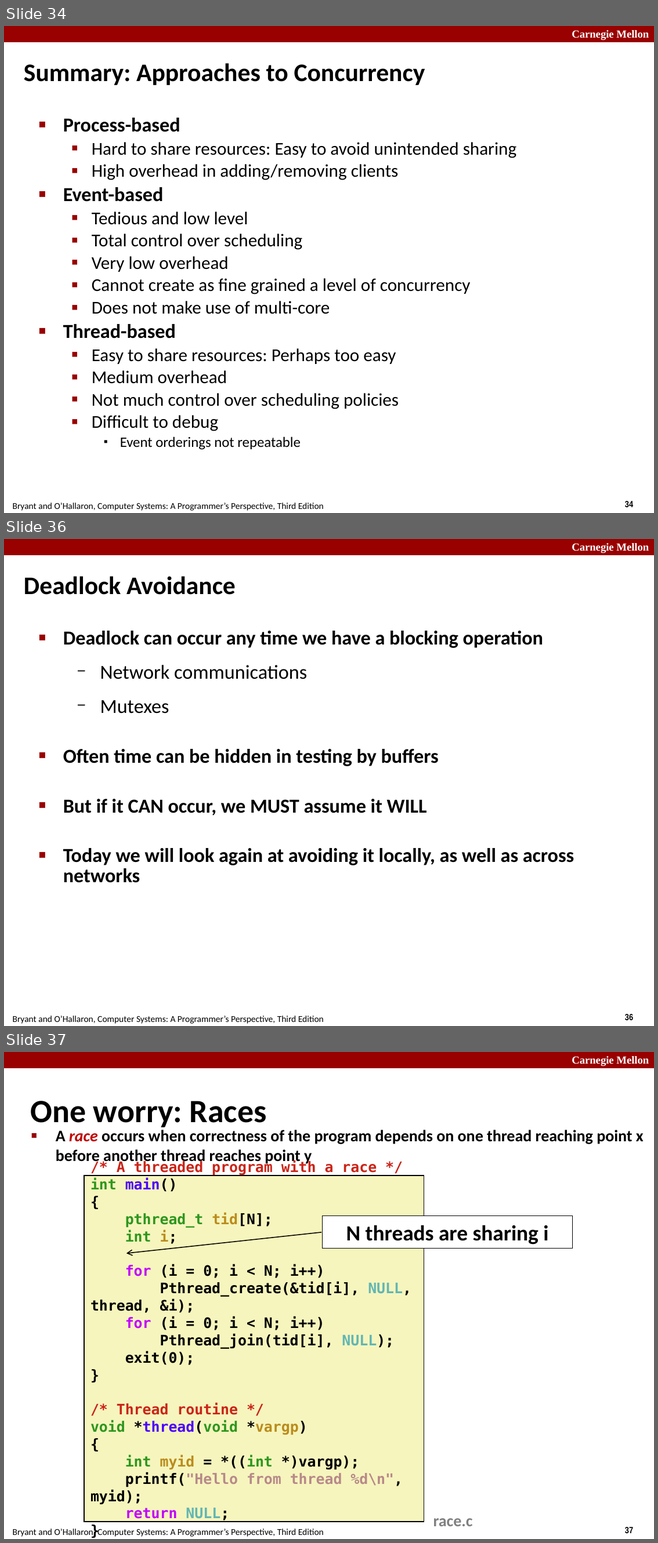
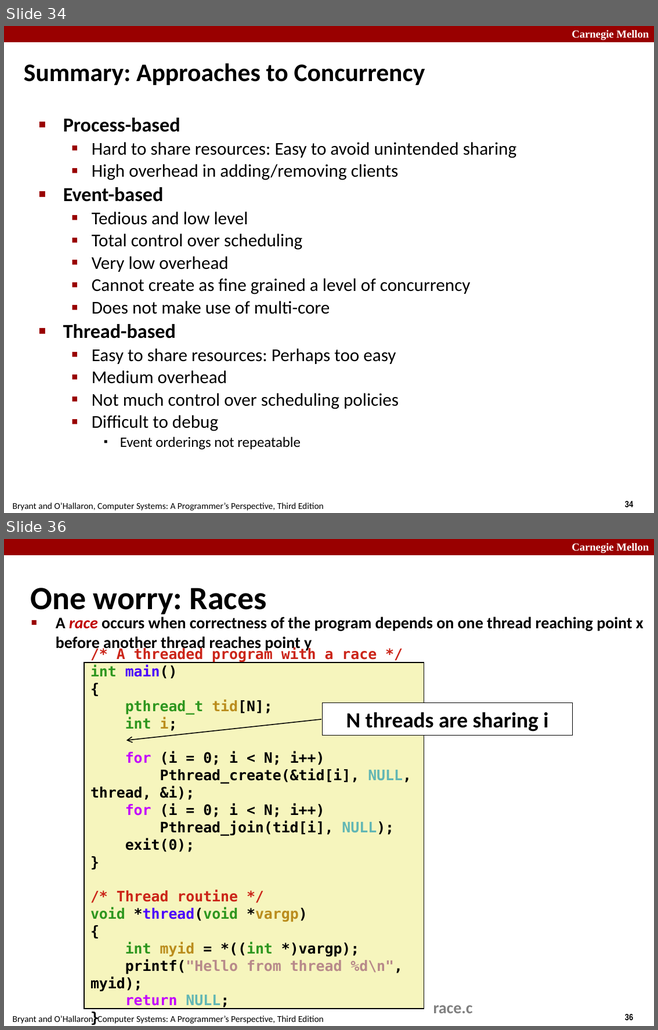
Before and after one commit to diku-compSys/compSys-e2023-pub, a slide deck: lectures/23-11-20_server_performance/performance.odp. Shown one above the other, each under a label of ours: slides 34, 36 and 37 before the commit, slides 34 and 36 after it; the slides between them are not shown. The pictures are 658x1543 and 658x1030 pixels, drawn with LibreOffice and Linux fonts; fonts in the diff are those of the drawing. Boxes give left, top, right and bottom in pixels: in the first picture for what was removed or moved away, otherwise in the second. Text is boxed around its words. In the diff, an @@ line names an element or a change of style, - is before the commit and + after.

```diff
--- a/lectures/23-11-20_server_performance/performance.odp
+++ b/lectures/23-11-20_server_performance/performance.odp
@@ slide 36 removed at <box>4,539,654,1026</box>, background #FFFFFF; not listed: 4 template elements that a slide beside it also shows @@
@@ title removed at <box>24,576,235,595</box> @@
-Deadlock Avoidance
@@ text removed at <box>63,631,574,883</box> @@
-■ Deadlock can occur any time we have a blocking operation
-  − Network communications
-  − Mutexes
-■ Often time can be hidden in testing by buffers
-■ But if it CAN occur, we MUST assume it WILL
-■ Today we will look again at avoiding it locally, as well as across networks
@@ what was slide 37 is now slide 36 @@
@@ page number at <box>625,1014,633,1020</box>: text changed @@
-37
+36
```
Also in this commit, not shown: 3 slides changed, 6 slides added, 1 other file.
